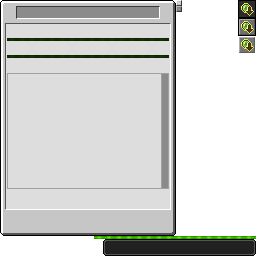
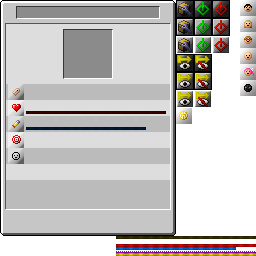
Layered file, before and after one edit (256px x 256px). Changes by layer:
showed group "info" (30 layers) over [6, 0, 256, 256]
painted on "AO" (1st of 6, in "info" › "buttons") over [195, 37, 211, 107]
painted on "range_hide_icon" over [196, 38, 210, 107]
painted on "AO" (2nd of 6, in "info" › "buttons") over [177, 37, 193, 107]
painted on "range_show_icon" over [178, 38, 192, 106]
painted on "AO" (3rd of 6, in "info" › "buttons") over [213, 37, 229, 53]
painted on "deactivate_icon" over [214, 38, 228, 52]
painted on "AO" (4th of 6, in "info" › "buttons") over [195, 37, 211, 53]
painted on "activate_icon" over [196, 38, 210, 52]
painted on "AO" (5th of 6, in "info" › "buttons") over [177, 37, 193, 53]
painted on "dismantle_icon" over [178, 38, 192, 52]
painted on "button_bg" (2nd of 4, in "info" › "buttons") over [176, 1, 230, 107]
painted on "AO" (6th of 6, in "info") over [176, 72, 192, 124]
painted on "icons" over [179, 75, 188, 120]
painted on "bars" (1st of 2, in "info") over [116, 250, 256, 252]
hid group "leveling" (17 layers) over [7, 0, 256, 256]
